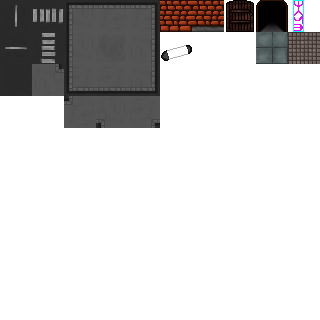
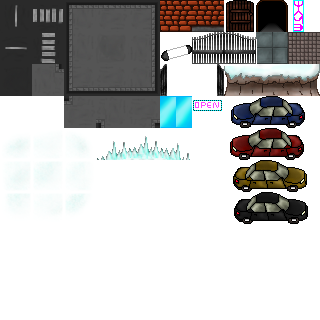
Comparing the layer stacks of the two 320 × 320 images. Changes:
removed layer "Calque 1" over (160, 32, 320, 128)
added layer "Calque 7" above "Calque 6" over (230, 96, 308, 224)
added layer "Calque 6" above "Calque 3" over (3, 32, 320, 224)
